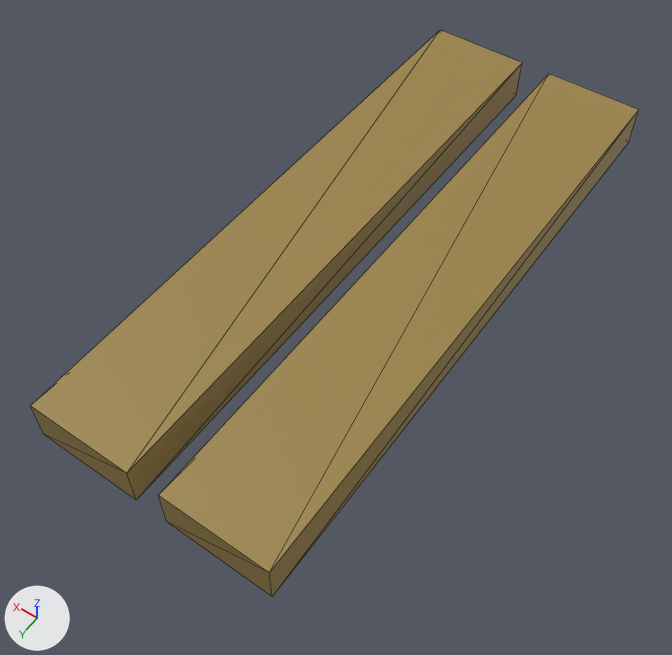
The glTF model art/models/fld_stubble.glb as it was, and as the next commit left it.
One viewpoint serves both versions: a 50 mm camera at (-0.253, 0.154, 0.567) aimed at (0.002, -0.204, 0.004). The axes (+X, +Y, +Z) are drawn at lower left. The lights are the same throughout. The first picture is the older version. Mesh edges are drawn as thin lines. Vertices at exactly the same position are counted once.

The scene before the commit, as lines of its bpy script (objects in view):
```python
me_fld_stubble = bpy.data.meshes.new('fld_stubble')
me_fld_stubble.from_pydata(...)  # 16 vertices, 20 faces; spans x -0.097..0.097, y -0.5..0.0, z 0.03..0.065
me_fld_stubble.materials.append(mat_defaultmaterial)
ob_fld_stubble = bpy.data.objects.new('fld_stubble', me_fld_stubble)
ob_fld_stubble.location = (0.0, 0.0, 0.0)
```
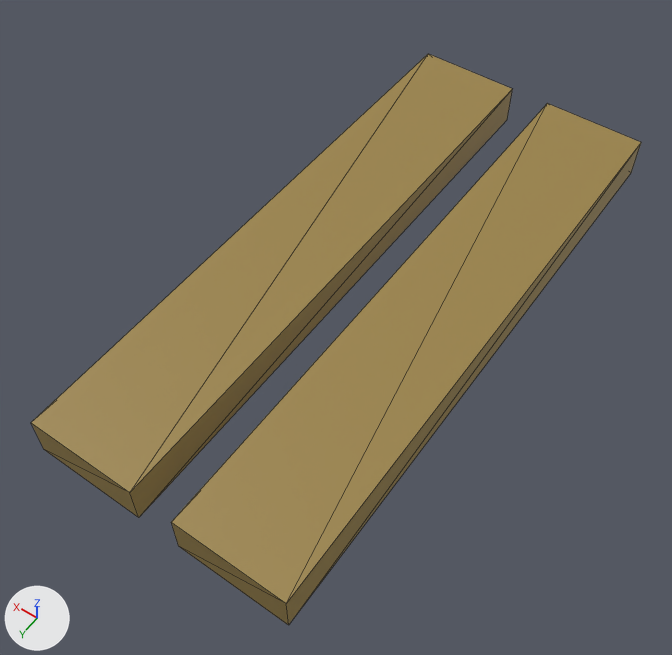
Pixel boxes (x1, y1, x2, y2) of what changed, in the pictures (672 x 655 px; the box of a moved part takes in the faces that stretch with it):
'fld_stubble', reshaped: before (30, 30, 639, 597); after (31, 54, 641, 625)
part 1 of me_fld_stubble, moved or reshaped: before (158, 74, 639, 597); after (171, 103, 641, 625)
part 2 of me_fld_stubble, moved or reshaped: before (30, 30, 522, 500); after (31, 54, 513, 518)

The change, as a list of edits to the scene's bpy script:
```text
Change me_fld_stubble:
    used by ob_fld_stubble; location = (0.0, 0.0, 0.0)
    remove me_fld_stubble.from_pydata(...)  # 16 vertices, 20 faces; spans x -0.097..0.097, y -0.5..0.0, z 0.03..0.065
    add me_fld_stubble.from_pydata(...)  # 16 vertices, 20 faces; spans x -0.108..0.108, y -0.5..0.0, z 0.0..0.035
    me_fld_stubble part 1: the loose piece of 8 vertices spanning x -0.097..-0.013, y -0.5..0.0, z 0.03..0.065 is scaled about its middle by (1.07, 1, 1), then moved by (-0.007, 0.0, -0.03)
    me_fld_stubble part 2: the loose piece of 8 vertices spanning x 0.013..0.097, y -0.5..0.0, z 0.03..0.065 is scaled about its middle by (1.07, 1, 1), then moved by (0.007, 0.0, -0.03)
```
